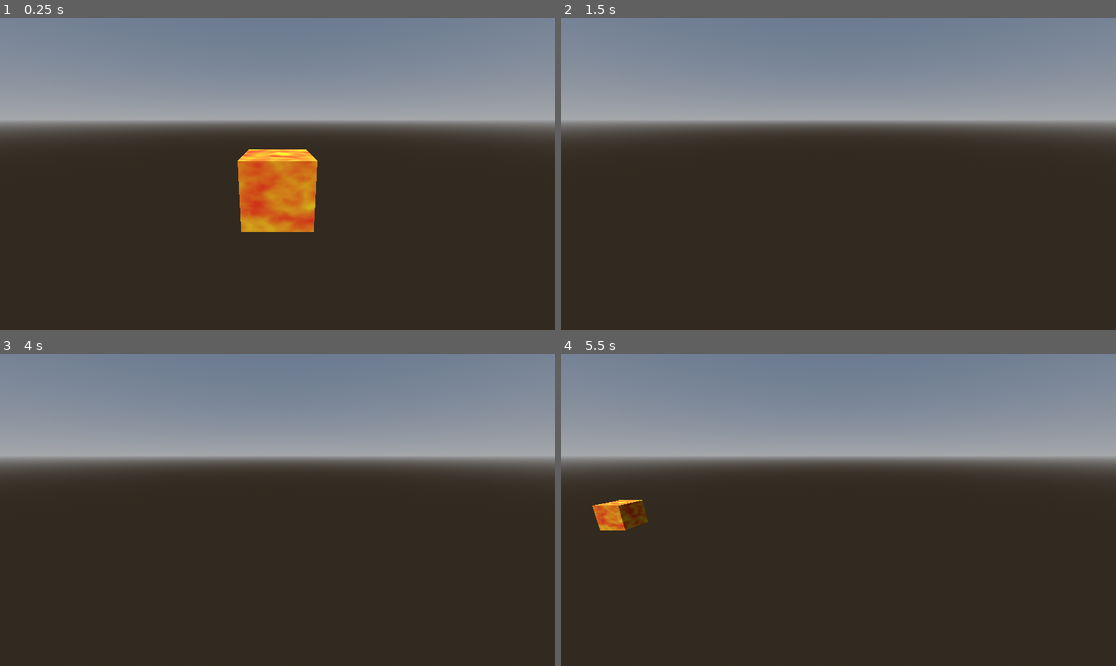
Above: before the commit, frames 1-4 (two rows, left to right).
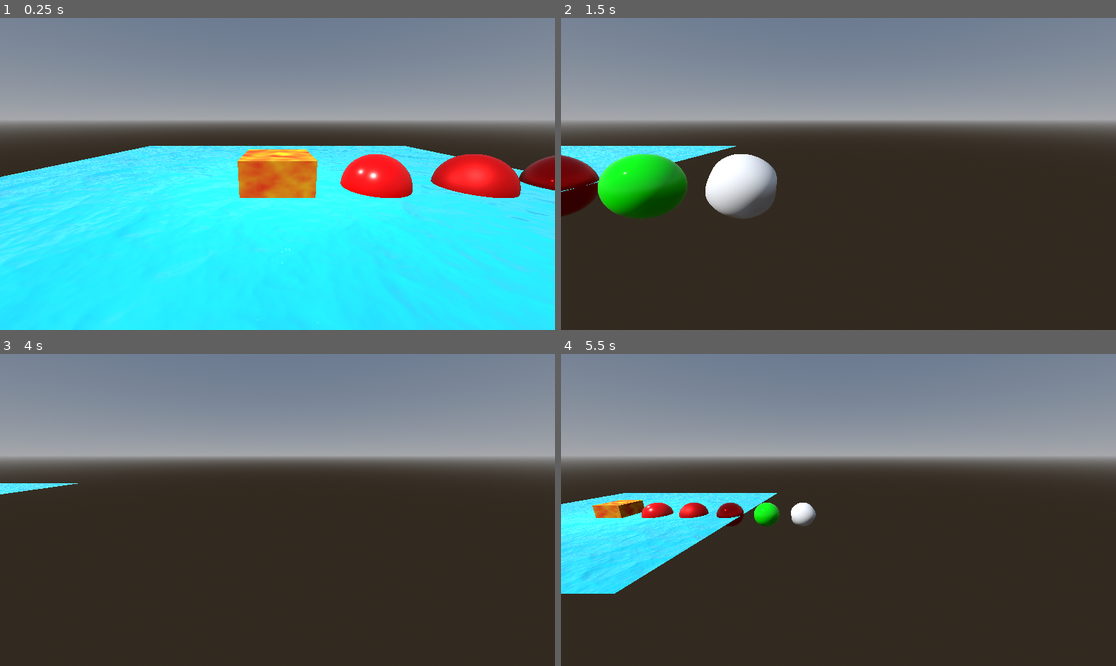
Above: after the commit, the same moments.

Repository: hperantunes/spatial-shaders-starter-project
Game: Godot game, scene res://scenes/spatial_shaders.tscn
Same seed, same stepped clock (60 frames per second), same inputs: the game is played once before the commit and once after it. The engine's default icon, where the game draws it, is replaced by a stand-in: a white triangle on a blue panel in a dark square.
Inputs (mouse positions are in pixels of both pictures, inside the frame that each line leads up to):
- Up to frame 1 (0.25 s): no input
- Up to frame 2 (1.5 s): tap Enter at 0.5 s; move the mouse to (960, 158) at 0.52 s; hold D 0.53-1.25 s; click (960, 158) at 0.6 s; drag from (727, 189) to (810, 236) at 1.27 s
- Up to frame 3 (4 s): move the mouse to (333, 441) at 2.02 s; hold D 2.03-2.75 s; tap E at 2.1 s; drag from (249, 572) to (111, 463) at 2.77 s; tap Space at 3.5 s; move the mouse to (444, 556) at 3.52 s; hold A from 3.53 s (still down); tap Q at 3.6 s
- Up to frame 4 (5.5 s): release A at 4.25 s; drag from (672, 463) to (755, 432) at 4.27 s; move the mouse to (866, 510) at 5.02 s; hold S from 5.03 s (still down); click (866, 510) at 5.1 s

The runs differ from the first frame. In frame 1, 55% of the frame differs, in the area x 0-100%, y 40-100%; in frame 2, 7.0%; in frame 3, 0.3%; in frame 4, 7.8%.

Commit message:
Update to Godot 4.3

Diff:
--- a/project.godot
+++ b/project.godot
@@ -12,7 +12,7 @@
 
 config/name="Spatial Shaders"
 run/main_scene="res://scenes/spatial_shaders.tscn"
-config/features=PackedStringArray("4.2", "Forward Plus")
+config/features=PackedStringArray("4.3", "Forward Plus")
 config/icon="res://icon.svg"
 
 [dotnet]
@@ -23,22 +23,22 @@
 
 move_forward={
 "deadzone": 0.5,
-"events": [Object(InputEventKey,"resource_local_to_scene":fa …(172 unchanged characters)… eycode":87,"key_label":0,"unicode":119,"echo":false,"script":null)
+"events": [Object(InputEventKey,"resource_local_to_scene":fa …(172 unchanged characters)… eycode":87,"key_label":0,"unicode":119,"location":0,"echo":false,"script":null)
 ]
 }
 move_backward={
 "deadzone": 0.5,
-"events": [Object(InputEventKey,"resource_local_to_scene":fa …(172 unchanged characters)… eycode":83,"key_label":0,"unicode":115,"echo":false,"script":null)
+"events": [Object(InputEventKey,"resource_local_to_scene":fa …(172 unchanged characters)… eycode":83,"key_label":0,"unicode":115,"location":0,"echo":false,"script":null)
 ]
 }
 move_right={
 "deadzone": 0.5,
-"events": [Object(InputEventKey,"resource_local_to_scene":fa …(172 unchanged characters)… eycode":68,"key_label":0,"unicode":100,"echo":false,"script":null)
+"events": [Object(InputEventKey,"resource_local_to_scene":fa …(172 unchanged characters)… eycode":68,"key_label":0,"unicode":100,"location":0,"echo":false,"script":null)
 ]
 }
 move_left={
 "deadzone": 0.5,
-"events": [Object(InputEventKey,"resource_local_to_scene":fa …(171 unchanged characters)… keycode":65,"key_label":0,"unicode":97,"echo":false,"script":null)
+"events": [Object(InputEventKey,"resource_local_to_scene":fa …(171 unchanged characters)… keycode":65,"key_label":0,"unicode":97,"location":0,"echo":false,"script":null)
 ]
 }
 camera_move_mode={
@@ -48,12 +48,12 @@
 }
 camera_speed_up={
 "deadzone": 0.5,
-"events": [Object(InputEventKey,"resource_local_to_scene":fa …(175 unchanged characters)… ode":4194325,"key_label":0,"unicode":0,"echo":false,"script":null)
+"events": [Object(InputEventKey,"resource_local_to_scene":fa …(175 unchanged characters)… ode":4194325,"key_label":0,"unicode":0,"location":0,"echo":false,"script":null)
 ]
 }
 quit={
 "deadzone": 0.5,
-"events": [Object(InputEventKey,"resource_local_to_scene":fa …(175 unchanged characters)… ode":4194305,"key_label":0,"unicode":0,"echo":false,"script":null)
+"events": [Object(InputEventKey,"resource_local_to_scene":fa …(175 unchanged characters)… ode":4194305,"key_label":0,"unicode":0,"location":0,"echo":false,"script":null)
 ]
 }
 set_color={
--- a/scenes/spatial_shaders.tscn
+++ b/scenes/spatial_shaders.tscn
@@ -142,31 +142,25 @@
 
 [node name="SphereExample2" type="MeshInstance3D" parent="."]
 transform = Transform3D(-1, 0, -8.74228e-08, 0, 1, 0, 8.74228e-08, 0, -1, 1.5, 0, 0)
-visible = false
 mesh = SubResource("SphereMesh_jq5t7")
 
 [node name="SphereExample3" type="MeshInstance3D" parent="."]
 transform = Transform3D(-1, 0, -8.74228e-08, 0, 1, 0, 8.74228e-08, 0, -1, 3, 0, 0)
-visible = false
 mesh = SubResource("SphereMesh_8nmdt")
 
 [node name="SphereExample4" type="MeshInstance3D" parent="."]
 transform = Transform3D(-1, 0, -8.74228e-08, 0, 1, 0, 8.74228e-08, 0, -1, 4.5, 0, 0)
-visible = false
 mesh = SubResource("SphereMesh_fsw5f")
 
 [node name="SphereExample5" type="MeshInstance3D" parent="."]
 transform = Transform3D(-1, 0, -8.74228e-08, 0, 1, 0, 8.74228e-08, 0, -1, 6, 0, 0)
-visible = false
 mesh = SubResource("SphereMesh_scwnk")
 
 [node name="SphereExample6" type="MeshInstance3D" parent="."]
 transform = Transform3D(-1, 0, -8.74228e-08, 0, 1, 0, 8.74228e-08, 0, -1, 7.5, 0, 0)
-visible = false
 mesh = SubResource("SphereMesh_nem0n")
 
 [node name="Water" type="MeshInstance3D" parent="."]
-visible = false
 mesh = SubResource("PlaneMesh_jauji")
 surface_material_override/0 = SubResource("ShaderMaterial_iaeq8")
 
